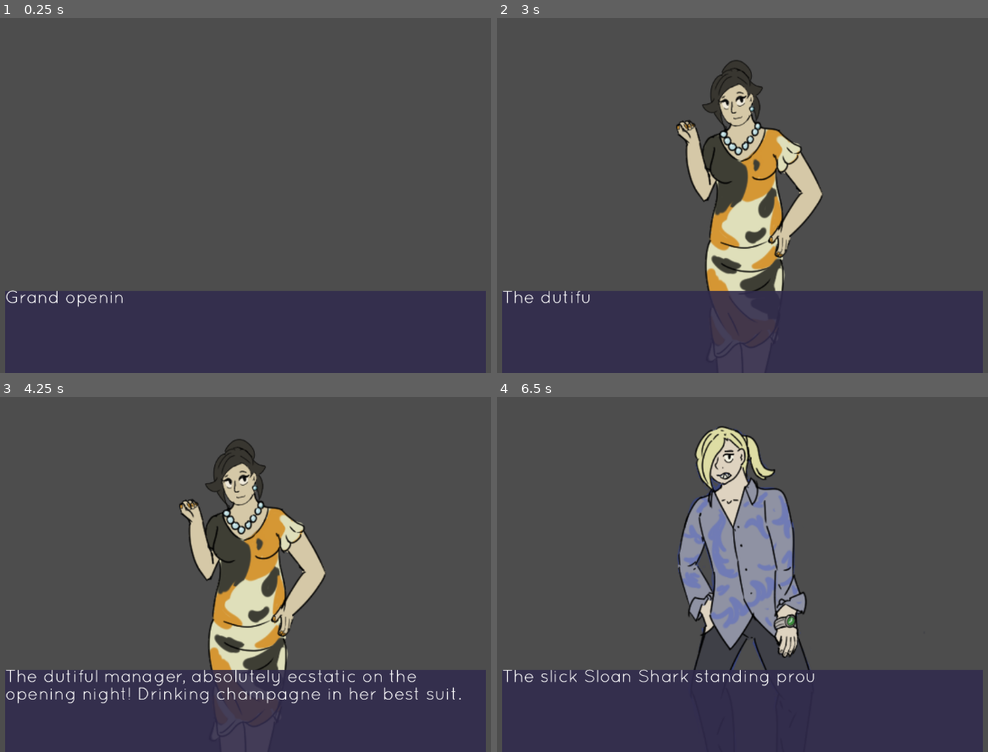
Above: before the commit, frames 1-4 (two rows, left to right).
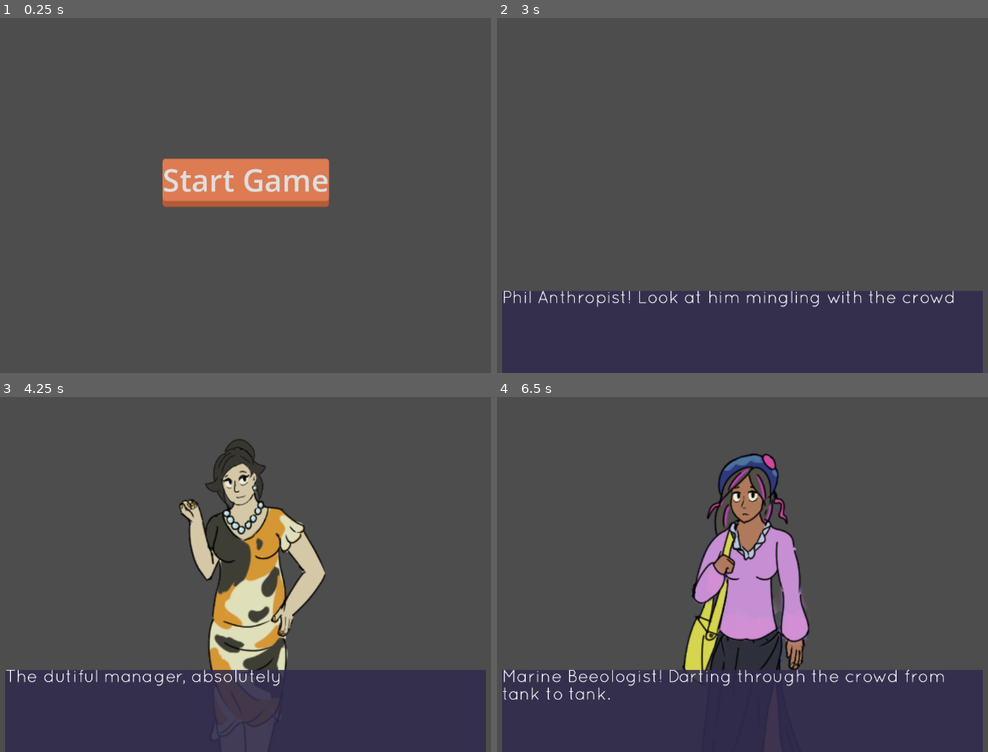
Above: after the commit, the same moments.

Repository: LeslieLlama/ConnectionsNovel
Game: Godot game, scene res://Scenes/main_menu.tscn
Same seed, same stepped clock (60 frames per second), same inputs: the game is played once before the commit and once after it. Before the commit the project starts from res://Scenes/main_scene.tscn.
Inputs (mouse positions are in pixels of both pictures, inside the frame that each line leads up to):
- Up to frame 1 (0.25 s): no input
- Up to frame 2 (3 s): click (742, 181) at 0.5 s, where only the run after the commit has a clickable "Start Game"; move the mouse to (889, 163) at 1.27 s; press the mouse at (889, 163) at 1.28 s; move the mouse to (605, 202) at 2.02 s; release the mouse at (605, 202) at 2.03 s; click (605, 202) at 2.1 s; move the mouse to (811, 99) at 2.77 s; press the mouse at (811, 99) at 2.78 s
- Up to frame 3 (4.25 s): move the mouse to (211, 638) at 3.52 s; release the mouse at (211, 638) at 3.53 s; click (211, 638) at 3.6 s
- Up to frame 4 (6.5 s): move the mouse to (943, 617) at 4.27 s; press the mouse at (943, 617) at 4.28 s; move the mouse to (541, 503) at 5.02 s; release the mouse at (541, 503) at 5.03 s; click (541, 503) at 5.1 s; move the mouse to (776, 560) at 5.77 s; press the mouse at (776, 560) at 5.78 s

The runs differ from the first frame. In frame 1, 27% of the frame differs, in the area x 1-99%, y 39-100%; in frame 2, 11%; in frame 3, 1.1%; in frame 4, 14%.

Commit message:
add main menu

Diff:
--- /dev/null
+++ b/Scenes/main_menu.gd
@@ -0,0 +1,14 @@
+extends Control
+@onready var start_button: Button = %StartButton
+
+const MAIN_SCENE = preload("res://Scenes/main_scene.tscn")
+
+func _on_start_button_pressed() -> void:
+	start_button.hide()
+	var main_scene = MAIN_SCENE.instantiate()
+	add_child(main_scene)
+
+	await main_scene.game_completed
+
+	main_scene.queue_free()
+	start_button.show()
--- a/Scenes/main_menu.tscn
+++ b/Scenes/main_menu.tscn
@@ -1,4 +1,7 @@
-[gd_scene format=3 uid="uid://dujioy7ioaxjp"]
+[gd_scene load_steps=3 format=3 uid="uid://dujioy7ioaxjp"]
+
+[ext_resource type="Script" uid="uid://clbuef518tusc" path="res://Scenes/main_menu.gd" id="1_28flt"]
+[ext_resource type="Theme" uid="uid://dv7j8wq7gkng7" path="res://Themes/FishTheme.tres" id="1_48xlc"]
 
 [node name="MainMenu" type="Control"]
 layout_mode = 3
@@ -7,3 +10,24 @@
 anchor_bottom = 1.0
 grow_horizontal = 2
 grow_vertical = 2
+theme = ExtResource("1_48xlc")
+script = ExtResource("1_28flt")
+
+[node name="StartButton" type="Button" parent="."]
+unique_name_in_owner = true
+layout_mode = 1
+anchors_preset = 8
+anchor_left = 0.5
+anchor_top = 0.5
+anchor_right = 0.5
+anchor_bottom = 0.5
+offset_left = -20.0
+offset_top = -4.0
+offset_right = 20.0
+offset_bottom = 4.0
+grow_horizontal = 2
+grow_vertical = 2
+theme_override_font_sizes/font_size = 52
+text = "Start Game"
+
+[connection signal="pressed" from="StartButton" to="." method="_on_start_button_pressed"]
--- a/Scenes/main_scene.gd
+++ b/Scenes/main_scene.gd
@@ -13,6 +13,8 @@
 const THE_TRUE_KILLER = preload("res://Evidence/Evidence/the_true_killer.tres")
 const BEFORE_ACCUSATION = preload("res://Encounters/Encounters/06.5_BeforeAccusation.tres")
 
+signal game_completed
+
 func _ready() -> void:
 	Inventory.clear()
 	await do_conversation(intro_scene)
@@ -27,6 +29,9 @@
 		await do_conversation(TRUE_ENDING)
 	else:
 		await do_conversation(BAD_ENDING)
+
+	MusicManager.stop_track()
+	game_completed.emit()
 
 func do_conversation(conversation: Conversation):
 	var dialogue_scene = DIALOGUE_SCENE.instantiate()
--- a/project.godot
+++ b/project.godot
@@ -11,7 +11,7 @@
 [application]
 
 config/name="ConnectionsNovel"
-run/main_scene="uid://bnnu564520kqb"
+run/main_scene="uid://dujioy7ioaxjp"
 config/features=PackedStringArray("4.4", "GL Compatibility")
 config/icon="res://icon.svg"
 
Not shown: 1 places in Endings/bad_ending.tres that only renumber resources
Not shown, added: Scenes/main_menu.gd.uid
